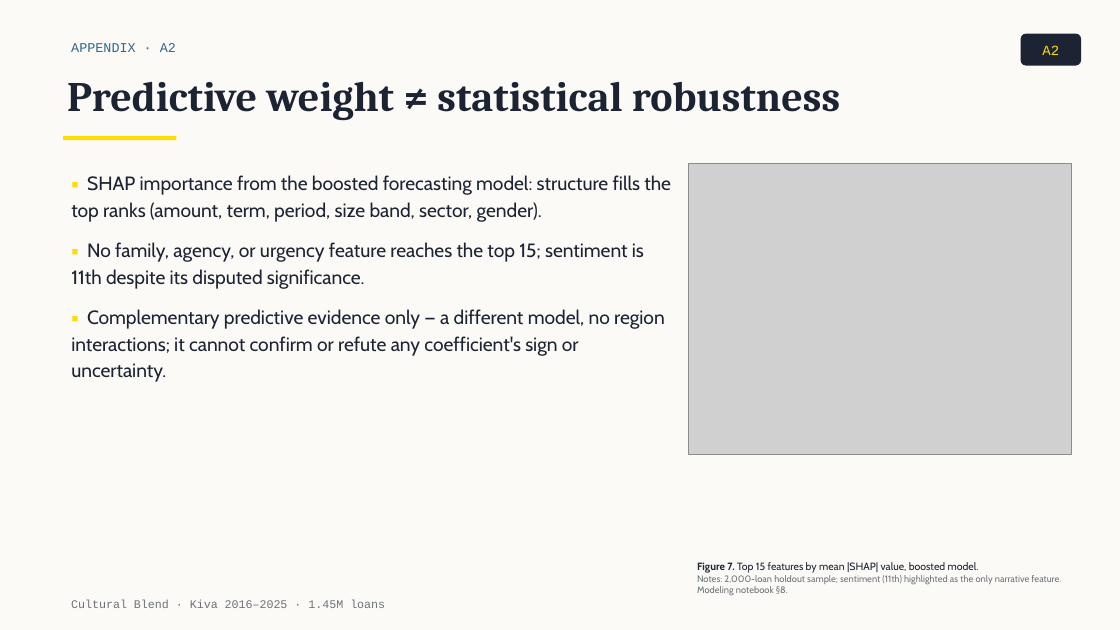
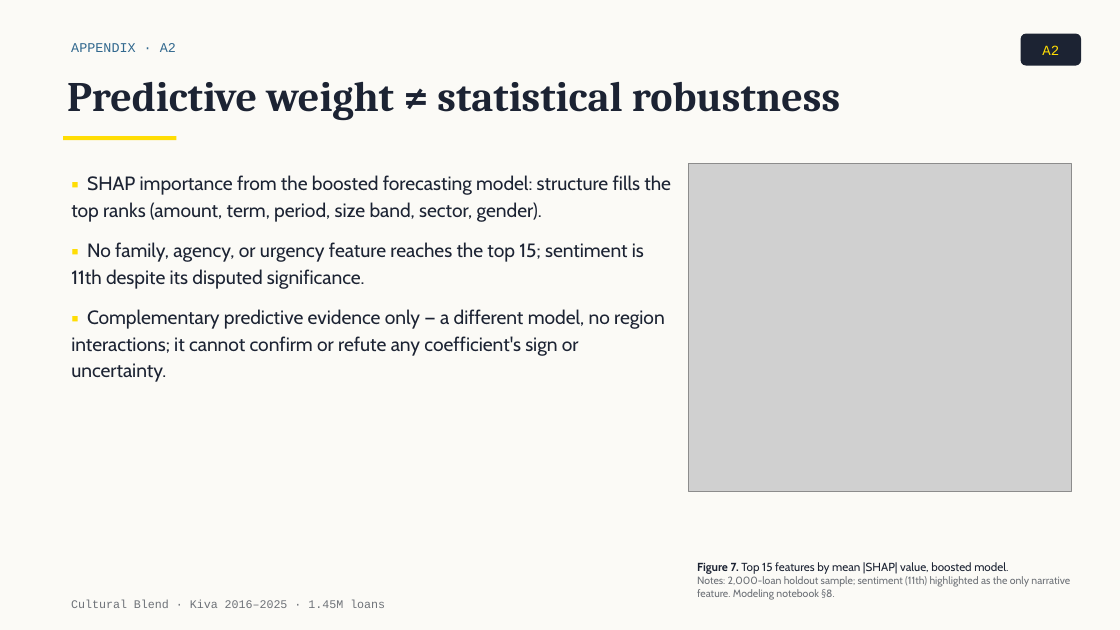
Before and after one commit to tuannm3812/unsw-ma-hackathon-2026, a slide deck: slide 13 of docs/presentation/slides_draft.pptx. Drawn at 1120x630 pixels with LibreOffice and Linux fonts; fonts in the diff are those of the drawing; grey boxes stand for pictures. Boxes give left, top, right and bottom in pixels: in the first picture for what was removed or moved away, otherwise in the second. Text is boxed around its words. In the diff, an @@ line names an element or a change of style, - is before the commit and + after.

```diff
--- a/docs/presentation/slides_draft.pptx
+++ b/docs/presentation/slides_draft.pptx
@@ picture: place and size @@
-picture at [689,164,1071,455]
+picture at [689,164,1071,492]
@@ text "Figure 7. Top 15 features ..." at [697,562,1070,600]: size 9 to 10 pt in "Figure 7. Top 15 features by mean ..."; size 8 to 9 pt in "Notes: 2,000-loan holdout sample; sentiment (11th) highlight ..." @@
```
Also in this commit, not shown: 7 other slides changed, 22 other files.
